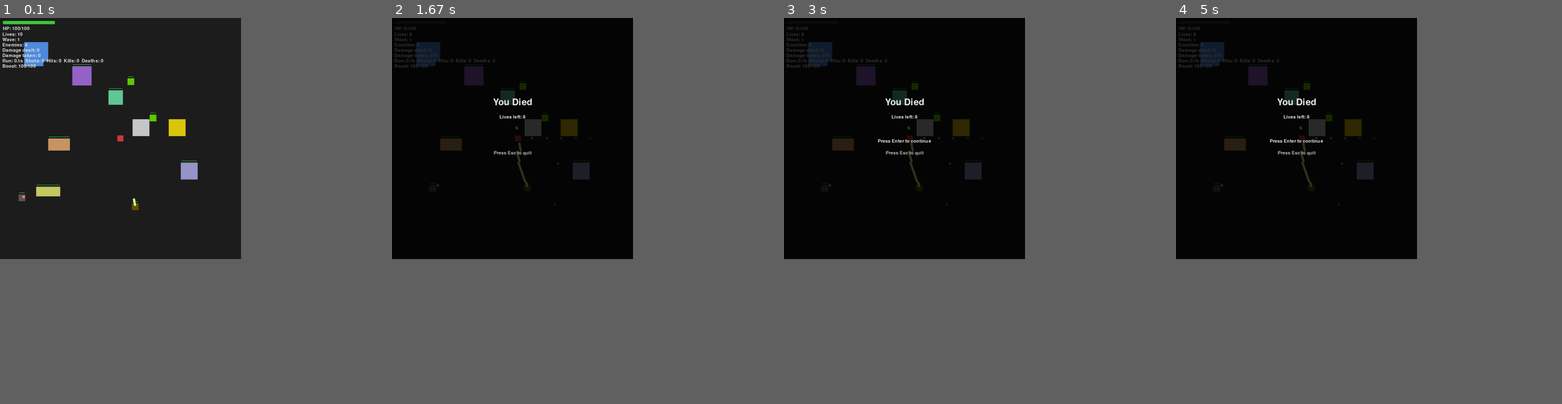
Above: before the commit, frames 1-4 (left to right).
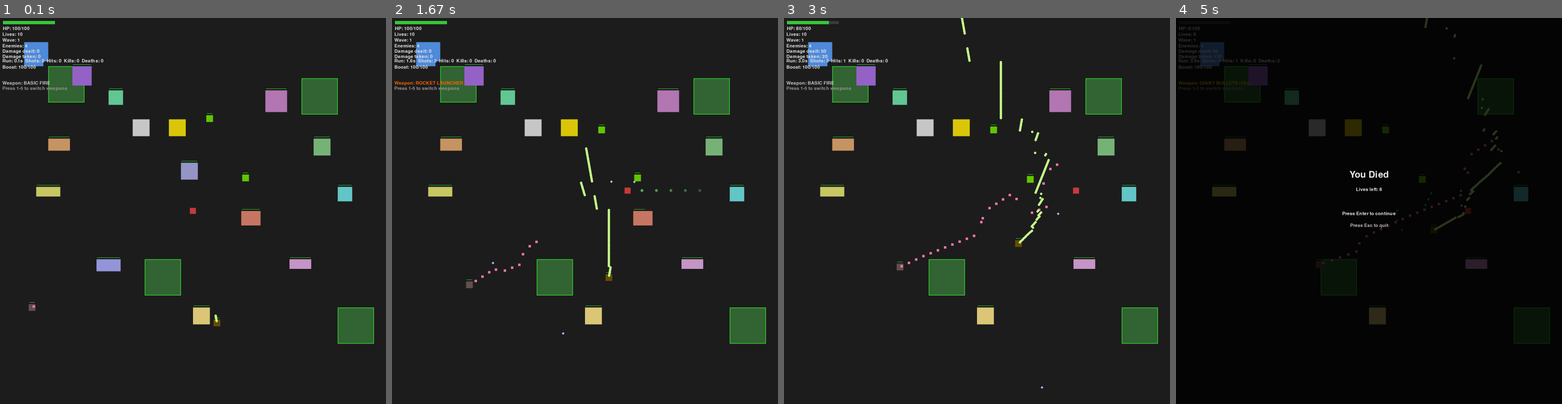
Above: after the commit, the same moments.

Repository: t-b-341/python-project---gpt_cursor-assisted
Game: pygame game, started from game.py
Same seed, same stepped clock (60 frames per second), same inputs: the game is played once before the commit and once after it.
Inputs (mouse positions are in pixels of both pictures, inside the frame that each line leads up to):
- Up to frame 1 (0.1 s): no input
- Up to frame 2 (1.67 s): press the mouse at (569, 226) at 0.37 s; move the mouse to (639, 214) at 0.47 s; release the mouse at (708, 199) at 0.6 s; hold D 0.67-1.13 s; move the mouse to (569, 106) at 0.7 s; tap 3 at 0.82 s; hold W 1.17-1.47 s; tap 4 at 1.32 s; hold D from 1.5 s (still down); tap 2 at 1.65 s
- Up to frame 3 (3 s): release D at 1.97 s; click (799, 29) at 2.05 s, where only the run after the commit has a clickable "HP: 90/100"; hold D 2.33-2.87 s; tap 4 at 2.48 s; tap 1 at 2.9 s
- Up to frame 4 (5 s): hold S 3.23-3.53 s; tap 3 at 3.38, 4.38 s; press the mouse at (1353, 226) at 3.6 s; move the mouse to (1407, 191) at 3.7 s; release the mouse at (1457, 153) at 3.83 s; tap 5 at 3.9 s; hold A 4.23-4.63 s; hold W from 4.67 s (still down); tap 4 at 4.82 s
In our replay, the window is 562x562 before the commit and 900x900 after it. These sizes can differ from the game's own. Grey fills any space a smaller window leaves; there, only what the larger window draws over its background counts as a difference.

The runs differ from the first frame. In frame 1, 5.8% of the frame differs, in the area x 0-97%, y 5-85%; in frame 2, 11%; in frame 3, 11%, in the area x 0-97%, y 0-97%; in frame 4, 2.3%.

Commit message:
anotha oen

Diff:
--- a/game.py
+++ b/game.py
@@ -32,7 +32,14 @@
 #add an enemy that shoots shots that bounce around on the walls
 #stack pickups so that the player can get a combo of pickups
 #add in more squares and rectangles that can be moved around, but have health bars that enemies can shoot at to destroy them
-
+#--------------------------------------------------------
+#add a pickup timer, and effects around the pickup, and an effect when the player picks up the pickup
+#add a pickup that functions like a rocket launcher with a longer rate of fire, but the shots do more damage with an area of effect
+#--------------------------------------------------------
+#add a map to key 1 for the basic fire, then key 2 for the rocket launcher, then key 3 for the triple shot, then key 4 for the bouncing bullets, then key 5 for the giant bullets
+#--------------------------------------------------------
+#make the map bigger, and add in more geometry, with areas of health recovery, and overshields (extra health bar that can be used to block damage)
+#--------------------------------------------------------
 
 import math
 import random
@@ -110,7 +117,7 @@
 # ----------------------------
 # Window / timing
 # ----------------------------
-WIDTH, HEIGHT = 1000, 1000
+WIDTH, HEIGHT = 1600, 1600
 screen = pygame.display.set_mode((WIDTH, HEIGHT))
 pygame.display.set_caption("Mouse Aim Shooter + Telemetry (SQLite)")
 
@@ -150,6 +157,8 @@
 player_speed = 300  # px/s
 player_max_hp = 100
 player_hp = player_max_hp
+overshield_max = 50  # Maximum overshield capacity
+overshield = 0  # Current overshield amount
 pygame.mouse.set_visible(True)
 
 LIVES_START = 10
@@ -185,10 +194,10 @@
     "bullet_explosion_radius": 0.0,  # explosion radius in pixels (0 = no explosion)
 }
 
-# Special bullet modifiers
-giant_bullets_active = False  # 10x bullet size
-triple_shot_active = False  # shoot 3 beams instead of 1
-bouncing_bullets_active = False  # bullets bounce off walls
+# Weapon mode system (keys 1-5 to switch)
+# "basic" = normal bullets, "rocket" = rocket launcher, "triple" = triple shot,
+# "bouncing" = bouncing bullets, "giant" = giant bullets
+current_weapon_mode = "basic"
 
 # ----------------------------
 # World blocks
@@ -200,13 +209,28 @@
     {"rect": pygame.Rect(700, 420, 70, 70), "color": (220, 200, 10), "hp": None, "max_hp": None},  # indestructible
 ]
 
-# Add more destructible blocks
+# Add more destructible blocks (scattered across larger map)
 destructible_blocks = [
     {"rect": pygame.Rect(300, 200, 80, 80), "color": (150, 100, 200), "hp": 50, "max_hp": 50},
     {"rect": pygame.Rect(450, 300, 60, 60), "color": (100, 200, 150), "hp": 40, "max_hp": 40},
     {"rect": pygame.Rect(200, 500, 90, 50), "color": (200, 150, 100), "hp": 60, "max_hp": 60},
     {"rect": pygame.Rect(750, 600, 70, 70), "color": (150, 150, 200), "hp": 45, "max_hp": 45},
     {"rect": pygame.Rect(150, 700, 100, 40), "color": (200, 200, 100), "hp": 55, "max_hp": 55},
+    {"rect": pygame.Rect(1100, 300, 90, 90), "color": (180, 120, 180), "hp": 55, "max_hp": 55},
+    {"rect": pygame.Rect(1300, 500, 70, 70), "color": (120, 180, 120), "hp": 45, "max_hp": 45},
+    {"rect": pygame.Rect(1000, 800, 80, 60), "color": (200, 120, 100), "hp": 50, "max_hp": 50},
+    {"rect": pygame.Rect(400, 1000, 100, 50), "color": (150, 150, 220), "hp": 60, "max_hp": 60},
+    {"rect": pygame.Rect(800, 1200, 70, 70), "color": (220, 200, 120), "hp": 45, "max_hp": 45},
+    {"rect": pygame.Rect(1200, 1000, 90, 40), "color": (200, 150, 200), "hp": 55, "max_hp": 55},
+    {"rect": pygame.Rect(1400, 700, 60, 60), "color": (100, 200, 200), "hp": 40, "max_hp": 40},
+]
+
+# Health recovery zones (areas where player regenerates health)
+health_recovery_zones = [
+    {"rect": pygame.Rect(200, 200, 150, 150), "heal_rate": 20.0, "color": (100, 255, 100, 80)},  # 20 HP/s
+    {"rect": pygame.Rect(1250, 250, 150, 150), "heal_rate": 20.0, "color": (100, 255, 100, 80)},
+    {"rect": pygame.Rect(600, 1000, 150, 150), "heal_rate": 20.0, "color": (100, 255, 100, 80)},
+    {"rect": pygame.Rect(1400, 1200, 150, 150), "heal_rate": 20.0, "color": (100, 255, 100, 80)},
 ]
 
 # ----------------------------
@@ -364,6 +388,10 @@
 PICKUP_SPAWN_INTERVAL = 7.5
 enemy_spawn_boost_level = 0  # enemies can increase this by collecting "spawn_boost" pickups
 
+# Visual effects for pickups
+pickup_particles: list[dict] = []  # particles around pickups
+collection_effects: list[dict] = []  # effects when pickups are collected
+
 
 # ----------------------------
 # Helpers
@@ -526,7 +554,13 @@
         (255, 255, 100),  # yellow
     ]
     color = random.choice(mystery_colors)
-    pickups.append({"type": pickup_type, "rect": r, "color": color})
+    pickups.append({
+        "type": pickup_type,
+        "rect": r,
+        "color": color,
+        "timer": 15.0,  # pickup despawns after 15 seconds
+        "age": 0.0,  # current age for visual effects
+    })
 
 
 def draw_health_bar(x, y, w, h, hp, max_hp):
@@ -535,6 +569,61 @@
     fill_w = int(w * (hp / max_hp)) if max_hp > 0 else 0
     pygame.draw.rect(screen, (60, 200, 60), (x, y, fill_w, h))
     pygame.draw.rect(screen, (20, 20, 20), (x, y, w, h), 2)
+
+
+def create_pickup_collection_effect(x: int, y: int, color: tuple[int, int, int]):
+    """Create particle effect when pickup is collected."""
+    global collection_effects
+    for _ in range(12):
+        angle = random.uniform(0, 2 * math.pi)
+        speed = random.uniform(50, 150)
+        collection_effects.append({
+            "x": float(x),
+            "y": float(y),
+            "vel_x": math.cos(angle) * speed,
+            "vel_y": math.sin(angle) * speed,
+            "color": color,
+            "life": 0.4,  # particle lifetime
+            "size": random.randint(3, 6),
+        })
+
+
+def update_pickup_effects(dt: float):
+    """Update pickup particle effects."""
+    global pickup_particles, collection_effects
+
+    # Update collection effects
+    for effect in collection_effects[:]:
+        effect["x"] += effect["vel_x"] * dt
+        effect["y"] += effect["vel_y"] * dt
+        effect["life"] -= dt
+        if effect["life"] <= 0:
+            collection_effects.remove(effect)
+
+    # Generate particles around pickups
+    pickup_particles.clear()
+    for p in pickups:
+        center_x = p["rect"].centerx
+        center_y = p["rect"].centery
+        age = p.get("age", 0.0)
+        # Create pulsing glow effect
+        pulse = (math.sin(age * 4.0) + 1.0) / 2.0  # 0 to 1
+        glow_radius = 20 + pulse * 10
+        glow_alpha = int(100 + pulse * 80)
+
+        # Add particles around pickup
+        for i in range(8):
+            angle = (i / 8.0) * 2 * math.pi + age * 2.0
+            dist = glow_radius * 0.7
+            px = center_x + math.cos(angle) * dist
+            py = center_y + math.sin(angle) * dist
+            pickup_particles.append({
+                "x": px,
+                "y": py,
+                "color": p["color"],
+                "alpha": int(glow_alpha * 0.6),
+                "size": 3,
+            })
 
 
 def draw_centered_text(text: str, y: int, color=(235, 235, 235), use_big=False):
@@ -565,8 +654,8 @@
     shape = player_bullet_shapes[player_bullet_shape_index % len(player_bullet_shapes)]
     player_bullet_shape_index = (player_bullet_shape_index + 1) % len(player_bullet_shapes)
 
-    # Determine shot pattern (single or triple)
-    if triple_shot_active:
+    # Determine shot pattern based on weapon mode
+    if current_weapon_mode == "triple":
         # Triple shot: center + left + right spread
         spread_angle_deg = 8.6  # degrees
         directions = [
@@ -581,7 +670,7 @@
     for d in directions:
         # Apply stat multipliers
         size_mult = player_stat_multipliers["bullet_size"]
-        if giant_bullets_active:
+        if current_weapon_mode == "giant":
             size_mult *= 10.0  # 10x size multiplier
 
         effective_size = (
@@ -589,7 +678,15 @@
             int(player_bullet_size[1] * size_mult),
         )
         effective_speed = player_bullet_speed * player_stat_multipliers["bullet_speed"]
-        effective_damage = int(player_bullet_damage * player_stat_multipliers["bullet_damage"])
+        base_damage = int(player_bullet_damage * player_stat_multipliers["bullet_damage"])
+
+        # Rocket launcher: more damage and always has explosion
+        if current_weapon_mode == "rocket":
+            effective_damage = int(base_damage * 2.5)  # 2.5x damage
+            rocket_explosion = max(80.0, player_stat_multipliers["bullet_explosion_radius"] + 60.0)
+        else:
+            effective_damage = base_damage
+            rocket_explosion = 0.0
 
         r = pygame.Rect(
             player.centerx - effective_size[0] // 2,
@@ -601,12 +698,13 @@
             "rect": r,
             "vel": d * effective_speed,
             "shape": shape,
-            "color": player_bullets_color,
+            "color": (255, 100, 0) if current_weapon_mode == "rocket" else player_bullets_color,  # orange for rockets
             "damage": effective_damage,
             "penetration": int(player_stat_multipliers["bullet_penetration"]),
-            "explosion_radius": player_stat_multipliers["bullet_explosion_radius"],
+            "explosion_radius": max(rocket_explosion, player_stat_multipliers["bullet_explosion_radius"]),
             "knockback": player_stat_multipliers["bullet_knockback"],
-            "bounces": 10 if bouncing_bullets_active else 0,  # max bounces
+            "bounces": 10 if current_weapon_mode == "bouncing" else 0,  # max bounces
+            "is_rocket": current_weapon_mode == "rocket",
         })
     shots_fired += 1
 
@@ -678,10 +776,13 @@
 def reset_after_death():
     global player_hp, player_time_since_shot, pos_timer
     global enemies, player_bullets, enemy_projectiles, wave_number, time_to_next_wave, wave_active
+    global current_weapon_mode, overshield
 
     player_hp = player_max_hp
+    overshield = 0  # Reset overshield
     player_time_since_shot = 999.0
     pos_timer = 0.0
+    current_weapon_mode = "basic"  # Reset to basic weapon
 
     player.x = (WIDTH - player.w) // 2
     player.y = (HEIGHT - player.h) // 2
@@ -733,6 +834,19 @@
                     last_horizontal_key = event.key
                 if event.key in (controls["move_up"], controls["move_down"]):
                     last_vertical_key = event.key
+
+                # Weapon switching (keys 1-5)
+                if state == STATE_PLAYING:
+                    if event.key == pygame.K_1:
+                        current_weapon_mode = "basic"
+                    elif event.key == pygame.K_2:
+                        current_weapon_mode = "rocket"
+                    elif event.key == pygame.K_3:
+                        current_weapon_mode = "triple"
+                    elif event.key == pygame.K_4:
+                        current_weapon_mode = "bouncing"
+                    elif event.key == pygame.K_5:
+                        current_weapon_mode = "giant"
 
                 if event.key == pygame.K_ESCAPE:
                     if state == STATE_PLAYING:
@@ -885,16 +999,27 @@
             # Apply both temporary and permanent fire rate multipliers
             temp_mult = fire_rate_mult if fire_rate_buff_t > 0 else 1.0
             perm_mult = 1.0 / player_stat_multipliers["firerate"] if player_stat_multipliers["firerate"] > 1.0 else 1.0
-            effective_cooldown = player_shoot_cooldown * temp_mult * perm_mult
+            # Rocket launcher has slower fire rate
+            rocket_mult = 3.5 if current_weapon_mode == "rocket" else 1.0
+            effective_cooldown = player_shoot_cooldown * temp_mult * perm_mult * rocket_mult
             if pygame.mouse.get_pressed(3)[0] and player_time_since_shot >= effective_cooldown:
                 spawn_player_bullet_and_log()
                 player_time_since_shot = 0.0
 
             move_player_with_push(player, move_x, move_y, blocks)
 
+            # Health recovery zones - heal player when inside
+            for zone in health_recovery_zones:
+                if player.colliderect(zone["rect"]):
+                    heal_amount = zone["heal_rate"] * dt
+                    player_hp = min(player_max_hp, player_hp + heal_amount)
+
             # Update timed buffs
             if fire_rate_buff_t > 0:
                 fire_rate_buff_t = max(0.0, fire_rate_buff_t - dt)
+
+            # Update pickup visual effects
+            update_pickup_effects(dt)
 
             block_rects = [b["rect"] for b in blocks]
             for e in enemies:
@@ -980,8 +1105,18 @@
                     "giant_bullets",  # 10x bullet size
                     "triple_shot",  # shoot 3 beams
                     "bouncing_bullets",  # bullets bounce off walls
+                    "rocket_launcher",  # slower fire rate, more damage, AOE
+                    "overshield",  # adds overshield (extra health bar)
                 ]
                 spawn_pickup(random.choice(pickup_types))
+
+            # Update pickup timers and remove expired pickups
+            for p in pickups[:]:
+                p["timer"] = p.get("timer", 15.0) - dt
+                p["age"] = p.get("age", 0.0) + dt
+                if p.get("timer", 15.0) <= 0.0:
+                    pickups.remove(p)
+                    continue
 
             # Pickup interactions
             for p in pickups[:]:
@@ -1014,11 +1149,17 @@
                     elif ptype == "bullet_explosion":
                         player_stat_multipliers["bullet_explosion_radius"] += 25.0
                     elif ptype == "giant_bullets":
-                        giant_bullets_active = True
+                        current_weapon_mode = "giant"
                     elif ptype == "triple_shot":
-                        triple_shot_active = True
+                        current_weapon_mode = "triple"
                     elif ptype == "bouncing_bullets":
-                        bouncing_bullets_active = True
+                        current_weapon_mode = "bouncing"
+                    elif ptype == "rocket_launcher":
+                        current_weapon_mode = "rocket"
+                    elif ptype == "overshield":
+                        overshield = min(overshield_max, overshield + 25)  # Add 25 overshield (up to max)
+                    # Create pickup collection effect (particles)
+                    create_pickup_collection_effect(pr.centerx, pr.centery, p["color"])
                     pickups.remove(p)
                     continue
 
@@ -1249,8 +1390,19 @@
                     continue
 
                 if r.colliderect(player):
-                    # apply damage
-                    player_hp -= enemy_projectile_damage
+                    # apply damage - overshield absorbs damage first
+                    remaining_damage = enemy_projectile_damage
+                    if overshield > 0:
+                        if overshield >= remaining_damage:
+                            overshield -= remaining_damage
+                            remaining_damage = 0
+                        else:
+                            remaining_damage -= overshield
+                            overshield = 0
+
+                    # Apply remaining damage to player HP
+                    if remaining_damage > 0:
+                        player_hp -= remaining_damage
                     damage_taken += enemy_projectile_damage
 
                     if player_hp < 0:
@@ -1311,13 +1463,53 @@
         for blk in blocks:
             pygame.draw.rect(screen, blk["color"], blk["rect"])
 
+        # Draw health recovery zones (semi-transparent green)
+        for zone in health_recovery_zones:
+            zone_surf = pygame.Surface((zone["rect"].w, zone["rect"].h), pygame.SRCALPHA)
+            pygame.draw.rect(zone_surf, zone["color"], (0, 0, zone["rect"].w, zone["rect"].h))
+            screen.blit(zone_surf, zone["rect"].topleft)
+            # Draw border
+            pygame.draw.rect(screen, (50, 255, 50), zone["rect"], 2)
+
         # Draw destructible blocks with health bars
         for db in destructible_blocks:
             pygame.draw.rect(screen, db["color"], db["rect"])
             draw_health_bar(db["rect"].x, db["rect"].y - 10, db["rect"].w, 6, db["hp"], db["max_hp"])
 
+        # Draw pickup particles (glow effect)
+        for particle in pickup_particles:
+            particle_surf = pygame.Surface((particle["size"] * 2, particle["size"] * 2), pygame.SRCALPHA)
+            color_with_alpha = (*particle["color"], particle["alpha"])
+            pygame.draw.circle(particle_surf, color_with_alpha, (particle["size"], particle["size"]), particle["size"])
+            screen.blit(particle_surf, (particle["x"] - particle["size"], particle["y"] - particle["size"]))
+
+        # Draw pickups with pulsing effect
         for pu in pickups:
+            age = pu.get("age", 0.0)
+            pulse = (math.sin(age * 4.0) + 1.0) / 2.0
+            # Draw glow ring
+            glow_surf = pygame.Surface((pu["rect"].w + 20, pu["rect"].h + 20), pygame.SRCALPHA)
+            glow_alpha = int(80 + pulse * 60)
+            glow_color = (*pu["color"], glow_alpha)
+            pygame.draw.ellipse(glow_surf, glow_color, (0, 0, pu["rect"].w + 20, pu["rect"].h + 20))
+            screen.blit(glow_surf, (pu["rect"].x - 10, pu["rect"].y - 10))
+            # Draw pickup
             pygame.draw.rect(screen, pu["color"], pu["rect"])
+            # Draw timer bar
+            timer_ratio = pu.get("timer", 15.0) / 15.0
+            timer_bar_y = pu["rect"].bottom + 2
+            timer_bar_w = pu["rect"].w
+            timer_bar_h = 3
+            pygame.draw.rect(screen, (60, 60, 60), (pu["rect"].x, timer_bar_y, timer_bar_w, timer_bar_h))
+            pygame.draw.rect(screen, (255, 200, 0), (pu["rect"].x, timer_bar_y, int(timer_bar_w * timer_ratio), timer_bar_h))
+
+        # Draw collection effects
+        for effect in collection_effects:
+            alpha = int(255 * (effect["life"] / 0.4))
+            effect_surf = pygame.Surface((effect["size"] * 2, effect["size"] * 2), pygame.SRCALPHA)
+            color_with_alpha = (*effect["color"], alpha)
+            pygame.draw.circle(effect_surf, color_with_alpha, (effect["size"], effect["size"]), effect["size"])
+            screen.blit(effect_surf, (effect["x"] - effect["size"], effect["y"] - effect["size"]))
 
         for e in enemies:
             pygame.draw.rect(screen, e["color"], e["rect"])
@@ -1351,25 +1543,45 @@
             draw_projectile(p["rect"], p.get("color", enemy_projectiles_color), p.get("shape", "circle"))
 
         # HUD
-        draw_health_bar(10, 10, 220, 18, player_hp, player_max_hp)
-        screen.blit(font.render(f"HP: {player_hp}/{player_max_hp}", True, (230, 230, 230)), (12, 34))
-        screen.blit(font.render(f"Lives: {lives}", True, (230, 230, 230)), (10, 58))
-        screen.blit(font.render(f"Wave: {wave_number}", True, (230, 230, 230)), (10, 80))
+        # Draw overshield bar (above HP bar)
+        hp_bar_y = 10
+        if overshield > 0:
+            overshield_bar_x = 10
+            overshield_bar_y = 10
+            overshield_bar_w = 220
+            overshield_bar_h = 12
+            overshield_ratio = overshield / overshield_max
+            # Background
+            pygame.draw.rect(screen, (40, 40, 40), (overshield_bar_x, overshield_bar_y, overshield_bar_w, overshield_bar_h))
+            # Overshield (cyan/blue color)
+            pygame.draw.rect(screen, (100, 200, 255), (overshield_bar_x, overshield_bar_y, int(overshield_bar_w * overshield_ratio), overshield_bar_h))
+            # Border
+            pygame.draw.rect(screen, (150, 220, 255), (overshield_bar_x, overshield_bar_y, overshield_bar_w, overshield_bar_h), 2)
+            # Text
+            screen.blit(font.render(f"Shield: {int(overshield)}/{int(overshield_max)}", True, (150, 220, 255)), (overshield_bar_x + 5, overshield_bar_y - 1))
+            hp_bar_y = 28  # Move HP bar down if overshield is shown
+
+        draw_health_bar(10, hp_bar_y, 220, 18, player_hp, player_max_hp)
+        hp_text_y = hp_bar_y + 24
+        screen.blit(font.render(f"HP: {player_hp}/{player_max_hp}", True, (230, 230, 230)), (12, hp_text_y))
+        lives_y = hp_text_y + 24
+        screen.blit(font.render(f"Lives: {lives}", True, (230, 230, 230)), (10, lives_y))
+        screen.blit(font.render(f"Wave: {wave_number}", True, (230, 230, 230)), (10, lives_y + 24))
         if wave_active:
             wave_text = f"Enemies: {len(enemies)}"
         else:
             wave_text = f"Next wave in: {time_to_next_wave:.1f}s"
-        screen.blit(font.render(wave_text, True, (230, 230, 230)), (10, 102))
-        screen.blit(font.render(f"Damage dealt: {damage_dealt}", True, (230, 230, 230)), (10, 124))
-        screen.blit(font.render(f"Damage taken: {damage_taken}", True, (230, 230, 230)), (10, 146))
-        screen.blit(font.render(f"Boost: {int(boost_meter)}/{int(boost_meter_max)}", True, (230, 230, 230)), (10, 190))
+        screen.blit(font.render(wave_text, True, (230, 230, 230)), (10, lives_y + 48))
+        screen.blit(font.render(f"Damage dealt: {damage_dealt}", True, (230, 230, 230)), (10, lives_y + 70))
+        screen.blit(font.render(f"Damage taken: {damage_taken}", True, (230, 230, 230)), (10, lives_y + 92))
+        screen.blit(font.render(f"Boost: {int(boost_meter)}/{int(boost_meter_max)}", True, (230, 230, 230)), (10, lives_y + 136))
         if fire_rate_buff_t > 0:
-            screen.blit(font.render(f"Firerate buff: {fire_rate_buff_t:.1f}s", True, (255, 220, 120)), (10, 212))
+            screen.blit(font.render(f"Firerate buff: {fire_rate_buff_t:.1f}s", True, (255, 220, 120)), (10, lives_y + 158))
         if enemy_spawn_boost_level > 0:
-            screen.blit(font.render(f"Enemy spawn boost: +{enemy_spawn_boost_level}", True, (255, 140, 220)), (10, 234))
+            screen.blit(font.render(f"Enemy spawn boost: +{enemy_spawn_boost_level}", True, (255, 140, 220)), (10, lives_y + 180))
 
         # Display permanent stat upgrades
-        y_offset = 256
+        y_offset = lives_y + 202
         if player_stat_multipliers["speed"] > 1.0:
             screen.blit(font.render(f"Speed: +{int((player_stat_multipliers['speed']-1.0)*100)}%", True, (150, 255, 150)), (10, y_offset))
             y_offset += 22
@@ -1385,15 +1597,25 @@
         if player_stat_multipliers["bullet_explosion_radius"] > 0:
             screen.blit(font.render(f"Explosion: {int(player_stat_multipliers['bullet_explosion_radius'])}px", True, (150, 255, 150)), (10, y_offset))
             y_offset += 22
-        if giant_bullets_active:
-            screen.blit(font.render("GIANT BULLETS (10x)", True, (255, 200, 0)), (10, y_offset))
-            y_offset += 22
-        if triple_shot_active:
-            screen.blit(font.render("TRIPLE SHOT", True, (255, 200, 0)), (10, y_offset))
-            y_offset += 22
-        if bouncing_bullets_active:
-            screen.blit(font.render("BOUNCING BULLETS", True, (255, 200, 0)), (10, y_offset))
-            y_offset += 22
+        # Display current weapon mode
+        weapon_names = {
+            "basic": "BASIC FIRE",
+            "rocket": "ROCKET LAUNCHER",
+            "triple": "TRIPLE SHOT",
+            "bouncing": "BOUNCING BULLETS",
+            "giant": "GIANT BULLETS (10x)"
+        }
+        weapon_colors = {
+            "basic": (200, 200, 200),
+            "rocket": (255, 100, 0),
+            "triple": (100, 200, 255),
+            "bouncing": (100, 255, 100),
+            "giant": (255, 200, 0)
+        }
+        screen.blit(font.render(f"Weapon: {weapon_names.get(current_weapon_mode, 'UNKNOWN')}", True, weapon_colors.get(current_weapon_mode, (255, 255, 255))), (10, y_offset))
+        y_offset += 22
+        screen.blit(font.render("Press 1-5 to switch weapons", True, (150, 150, 150)), (10, y_offset))
+        y_offset += 22
 
         screen.blit(
             font.render(
Binary file changed: game_telemetry.db
